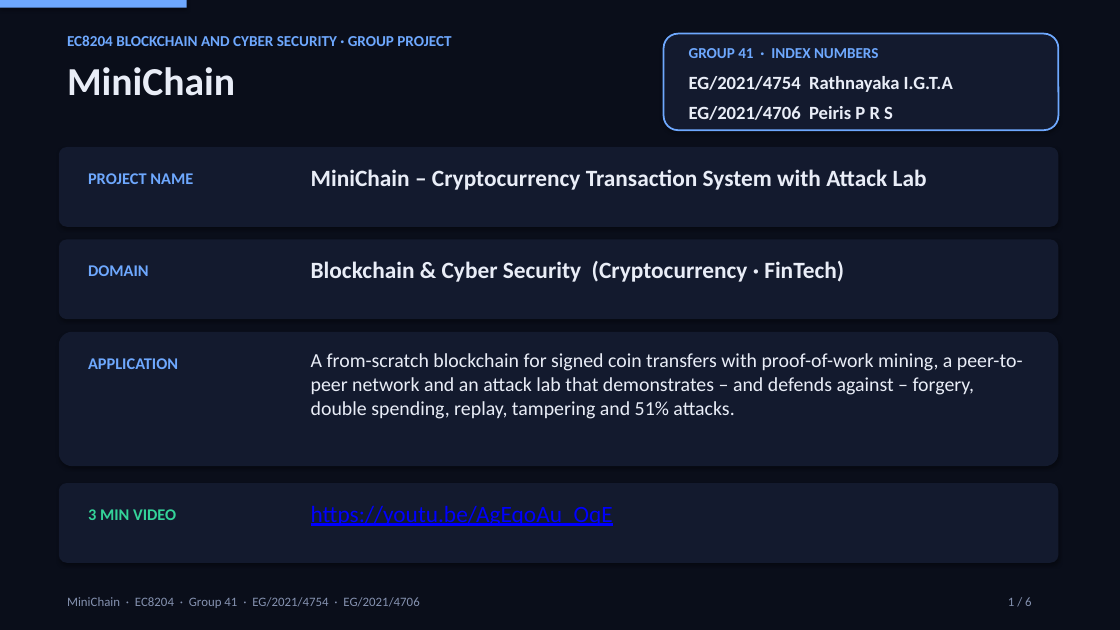
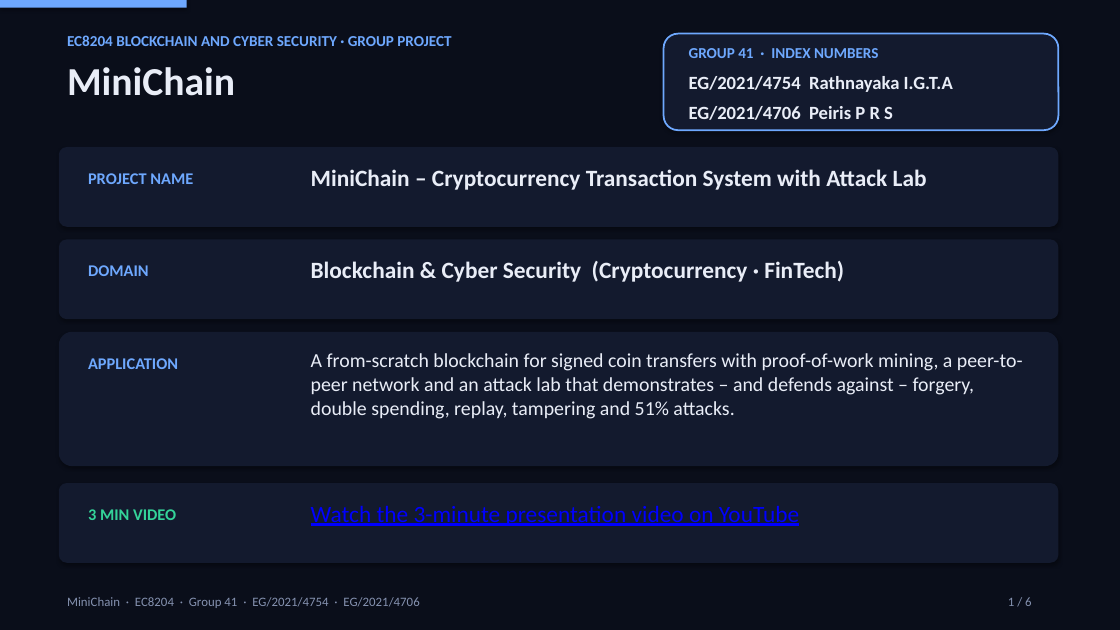
Before and after one commit to TA-rathnayaka/minichain, a slide deck: slide 1 of GP_41_Crypto_Transaction_System.pptx. Drawn at 1120x630 pixels with LibreOffice and Linux fonts; fonts in the diff are those of the drawing. Boxes give left, top, right and bottom in pixels: in the first picture for what was removed or moved away, otherwise in the second. Text is boxed around its words. In the diff, an @@ line names an element or a change of style, - is before the commit and + after.

```diff
--- a/GP_41_Crypto_Transaction_System.pptx
+++ b/GP_41_Crypto_Transaction_System.pptx
@@ text at (311,505,799,526): text changed @@
-https://youtu.be/AgEqoAu_OqE
+Watch the 3-minute presentation video on YouTube
```
Also in this commit, not shown: 1 other slide changed, 2 other files.
